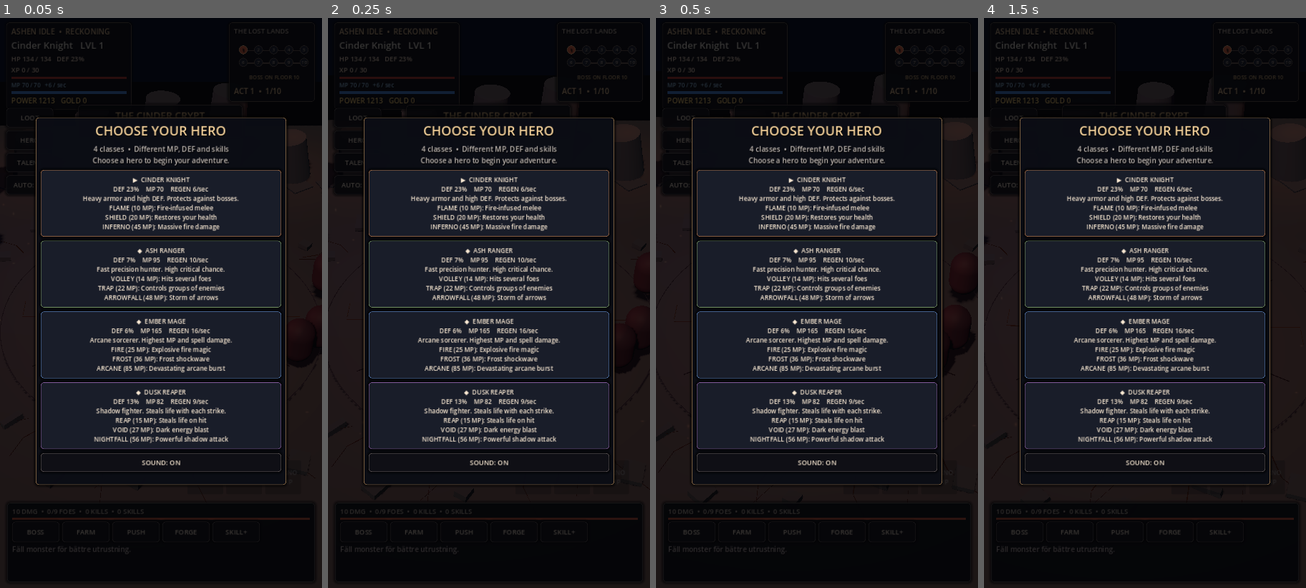
Above: before the commit, frames 1-4 (left to right).
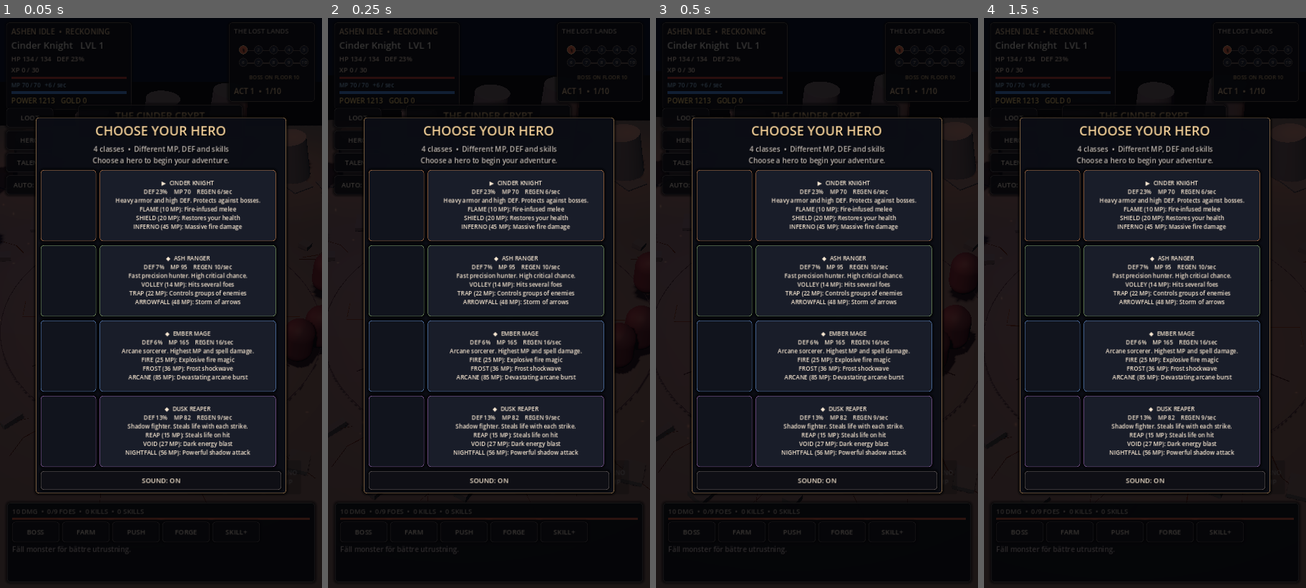
Above: after the commit, the same moments.

Repository: bananofil-wq/AshenIdle
Game: Godot game, scene res://scenes/main.tscn
Same seed, same stepped clock (60 frames per second), same inputs: the game is played once before the commit and once after it.
Inputs:
- Up to frame 1 (0.05 s): no input
- Up to frame 2 (0.25 s): no input
- Up to frame 3 (0.5 s): no input
- Up to frame 4 (1.5 s): click "LOOT" at 0.5 s; click "HERO" at 1.25 s

The runs differ from the first frame. In frame 1, 13% of the frame differs, in the area x 11-89%, y 26-84%; in frame 2, 13%; in frame 3, 13%; in frame 4, 13%.

Commit message:
Add live 3D character portrait cards to four-class hero selector

Diff:
--- a/scripts/main.gd
+++ b/scripts/main.gd
@@ -584,10 +584,14 @@
             titles[1], int(costs[1]), spell_help[1],
             titles[2], int(costs[2]), spell_help[2]
         ]
-        var class_button := _ornate_button(class_text, _select_class.bind(class_id), Vector2(510, 149))
-        class_button.add_theme_font_size_override("font_size", 14)
+        var hero_row := HBoxContainer.new()
+        hero_row.add_theme_constant_override("separation", 8)
+        hero_column.add_child(hero_row)
+        hero_row.add_child(_create_hero_preview(class_id))
+        var class_button := _ornate_button(class_text, _select_class.bind(class_id), Vector2(394, 149))
+        class_button.add_theme_font_size_override("font_size", 13)
         class_button.add_theme_stylebox_override("normal", _skin(Color("1a1e2bf5"), [Color("b8794d"), Color("81a36d"), Color("608ac9"), Color("8e62a8")][class_id]))
-        hero_column.add_child(class_button)
+        hero_row.add_child(class_button)
     sfx_toggle_button = _ornate_button("SOUND: ON" if audio_enabled else "SOUND: OFF", _toggle_sound, Vector2(510, 42))
     hero_column.add_child(sfx_toggle_button)
     hero_return_button = _ornate_button("RETURN TO BATTLE", _close_hero_panel, Vector2(510, 43))
@@ -621,6 +625,55 @@
     inv_outer.add_child(_ornate_button("RETURN TO BATTLE", _close_inventory_panel, Vector2(550, 56)))
 
 
+
+
+func _create_hero_preview(class_id: int) -> PanelContainer:
+    # Real in-engine 3D character portraits, not stock fantasy icons.
+    # Keep the four previews small and render only while the chooser is visible.
+    var accent: Color = [Color("b8794d"), Color("81a36d"), Color("608ac9"), Color("8e62a8")][class_id]
+    var frame := PanelContainer.new()
+    frame.custom_minimum_size = Vector2(108, 149)
+    frame.add_theme_stylebox_override("panel", _skin(Color("11141d"), accent))
+    var viewport_box := SubViewportContainer.new()
+    viewport_box.custom_minimum_size = Vector2(102, 143)
+    viewport_box.stretch = true
+    frame.add_child(viewport_box)
+    var preview := SubViewport.new()
+    preview.size = Vector2i(102, 143)
+    preview.transparent_bg = true
+    preview.own_world_3d = true
+    preview.render_target_update_mode = SubViewport.UPDATE_WHEN_VISIBLE
+    viewport_box.add_child(preview)
+
+    var characters: Array = ["ashen_armored_knight", "ashen_ranger", "ashen_mage", "ashen_shadow_knight"]
+    var packed: PackedScene = _get_asset_scene(characters[class_id])
+    if packed != null:
+        var statue: Node3D = packed.instantiate() as Node3D
+        if statue != null:
+            preview.add_child(statue)
+            _fit_visual_model(statue, 1.78)
+            statue.rotation.y = PI
+    var camera := Camera3D.new()
+    preview.add_child(camera)
+    camera.position = Vector3(1.8, 1.74, 3.75)
+    camera.look_at(Vector3(0, 0.96, 0), Vector3.UP)
+    camera.fov = 37.0
+    camera.current = true
+    var highlight := DirectionalLight3D.new()
+    preview.add_child(highlight)
+    highlight.rotation_degrees = Vector3(-39, -24, 0)
+    highlight.light_color = accent.lightened(0.43)
+    highlight.light_energy = 2.1
+    var environment := WorldEnvironment.new()
+    var palette := Environment.new()
+    palette.background_mode = Environment.BG_COLOR
+    palette.background_color = Color("14151f")
+    palette.ambient_light_source = Environment.AMBIENT_SOURCE_COLOR
+    palette.ambient_light_color = Color("c0b2b3")
+    palette.ambient_light_energy = 0.65
+    environment.environment = palette
+    preview.add_child(environment)
+    return frame
 
 
 func _max_mp() -> float:
